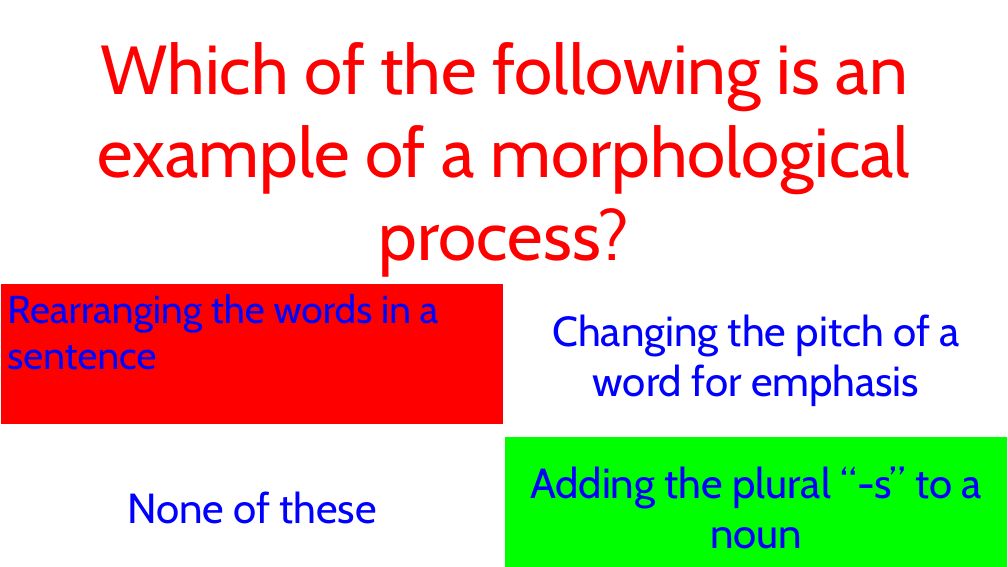
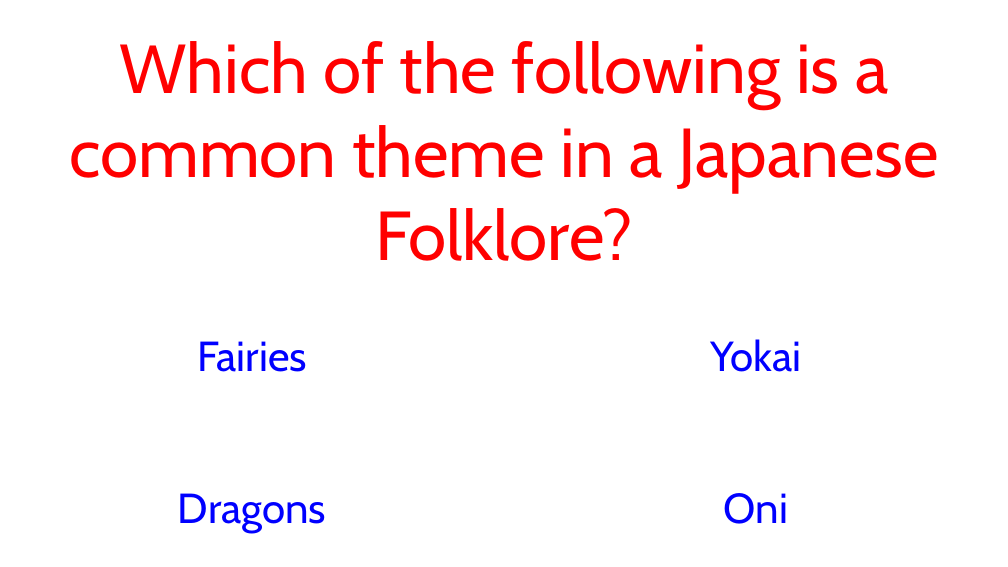
Before and after one commit to JoshuaRifareal/LET-Flashcards, a slide deck: slide 6 of Cards.pptm. Drawn at 1008x567 pixels with LibreOffice and Linux fonts; fonts in the diff are those of the drawing. Boxes give left, top, right and bottom in pixels: in the first picture for what was removed or moved away, otherwise in the second. Text is boxed around its words. In the diff, an @@ line names an element or a change of style, - is before the commit and + after.

```diff
--- a/Cards.pptm
+++ b/Cards.pptm
@@ text at (x1=69, y1=41, x2=938, y2=261): text changed @@
-Which of the following is an example of a morphological process?
+Which of the following is a common theme in a Japanese Folklore?
@@ action button blank "Fairies" at (x1=0, y1=284, x2=504, y2=426): fill #FF0000 to #FFFFFF @@
@@ text in action button blank at (x1=197, y1=341, x2=307, y2=372): text changed; size 37 to 40 pt @@
-Rearranging the words in a sentence
+Fairies
@@ text in action button blank at (x1=711, y1=339, x2=802, y2=372): text changed @@
-Changing the pitch of a word for emphasis
+Yokai
@@ action button blank "Oni" at (x1=504, y1=436, x2=1008, y2=567): fill #00FF00 to #FFFFFF @@
@@ text in action button blank at (x1=178, y1=493, x2=326, y2=533): text changed @@
-None of these
+Dragons
@@ text in action button blank at (x1=724, y1=493, x2=788, y2=524): text changed @@
-Adding the plural “-s” to a noun
+Oni
```
Also in this commit, not shown: 9 other slides changed, 6 slides added, 91 slides removed.
